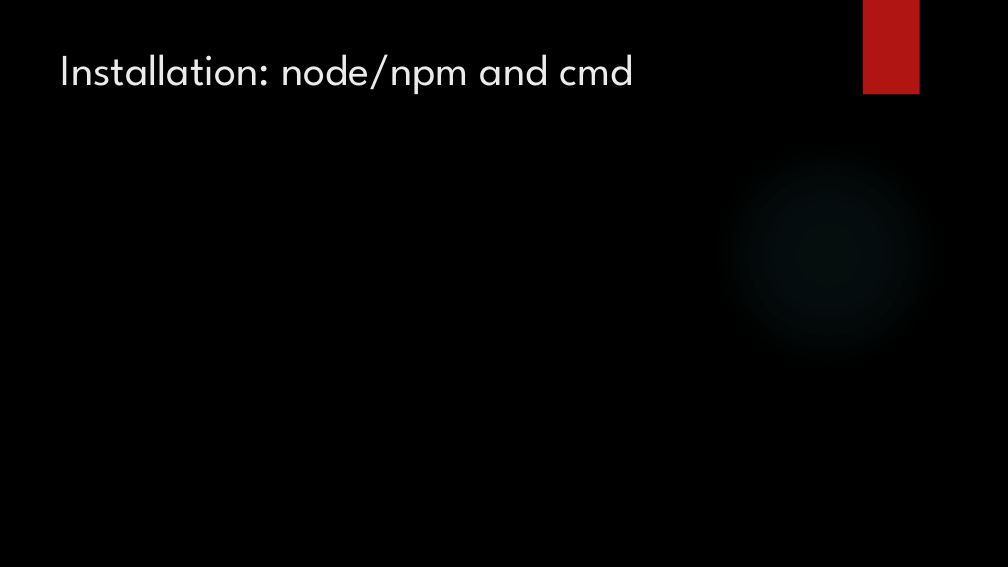
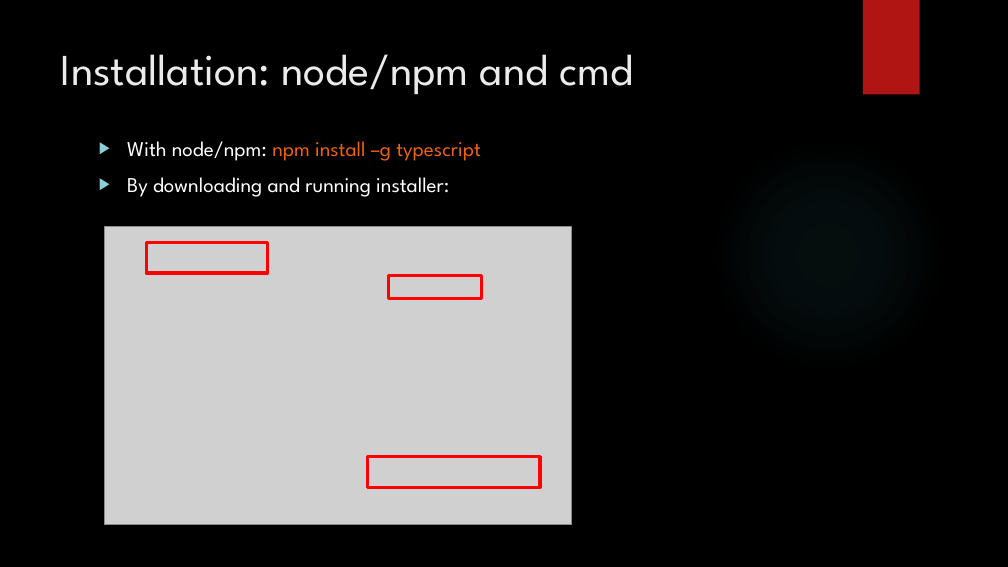
Before and after one commit to bouvet-openlab/typescript-angular-workshop, a slide deck: slide 11 of TypeScript.pptx (slide 8 before the commit). Drawn at 1008x567 pixels with LibreOffice and Linux fonts; fonts in the diff are those of the drawing; grey boxes stand for pictures; background and template pictures are left out. Boxes give left, top, right and bottom in pixels: in the first picture for what was removed or moved away, otherwise in the second. Text is boxed around its words. In the diff, an @@ line names an element or a change of style, - is before the commit and + after.

```diff
--- a/TypeScript.pptx
+++ b/TypeScript.pptx
@@ text added at box(127, 141, 481, 197), 20 pt, text #FFFFFF @@
+▶ With node/npm: npm install –g typescript
+▶ By downloading and running installer:
@@ picture added at box(104, 227, 572, 525) @@
@@ rectangle added at box(147, 243, 268, 274), outline #FF0000 3 pt @@
@@ rectangle added at box(389, 275, 482, 299), outline #FF0000 3 pt @@
@@ rectangle added at box(368, 457, 540, 488), outline #FF0000 3 pt @@
```
Also in this commit, not shown: 5 other slides changed, 11 slides added, 17 slides removed, 24 other files.
